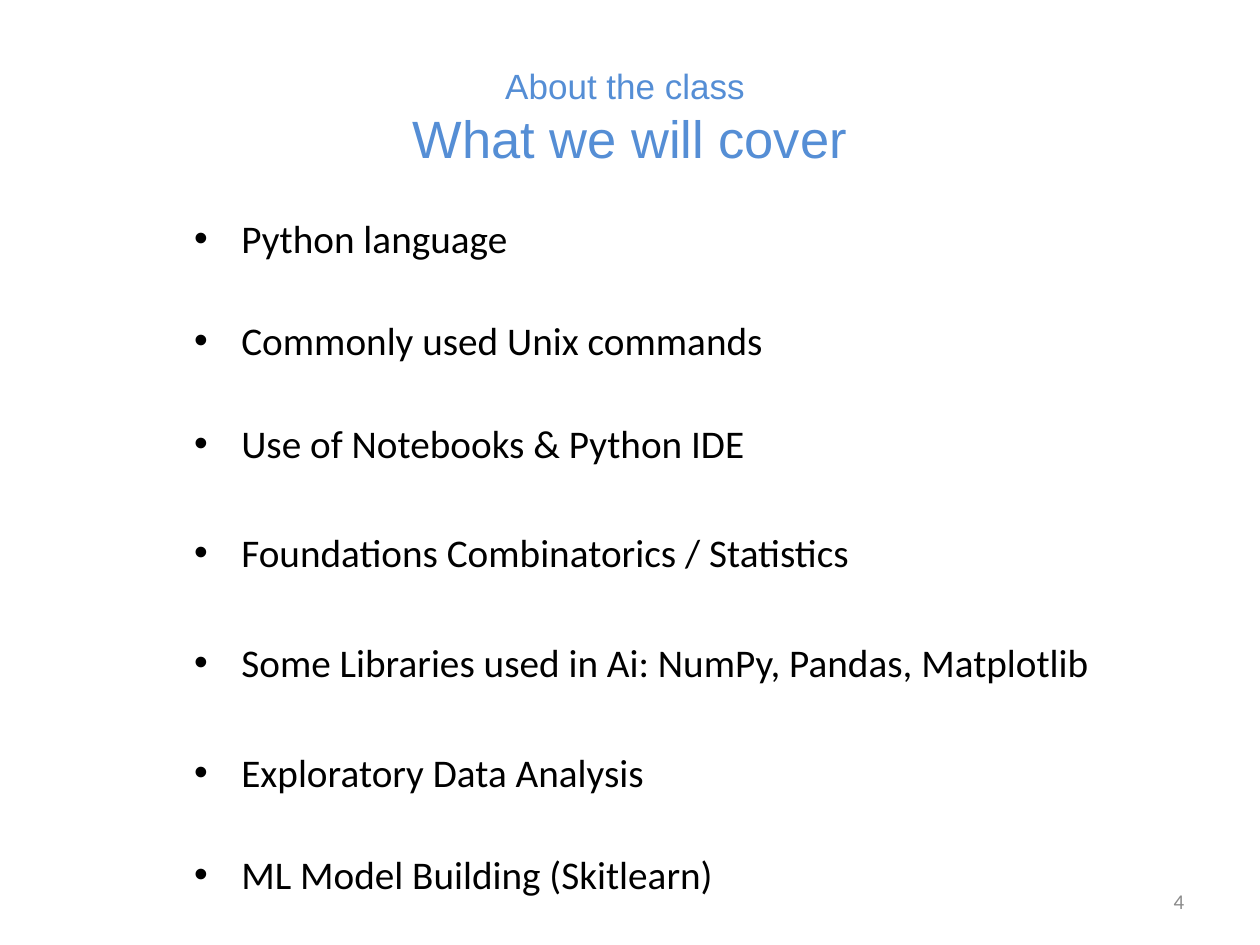
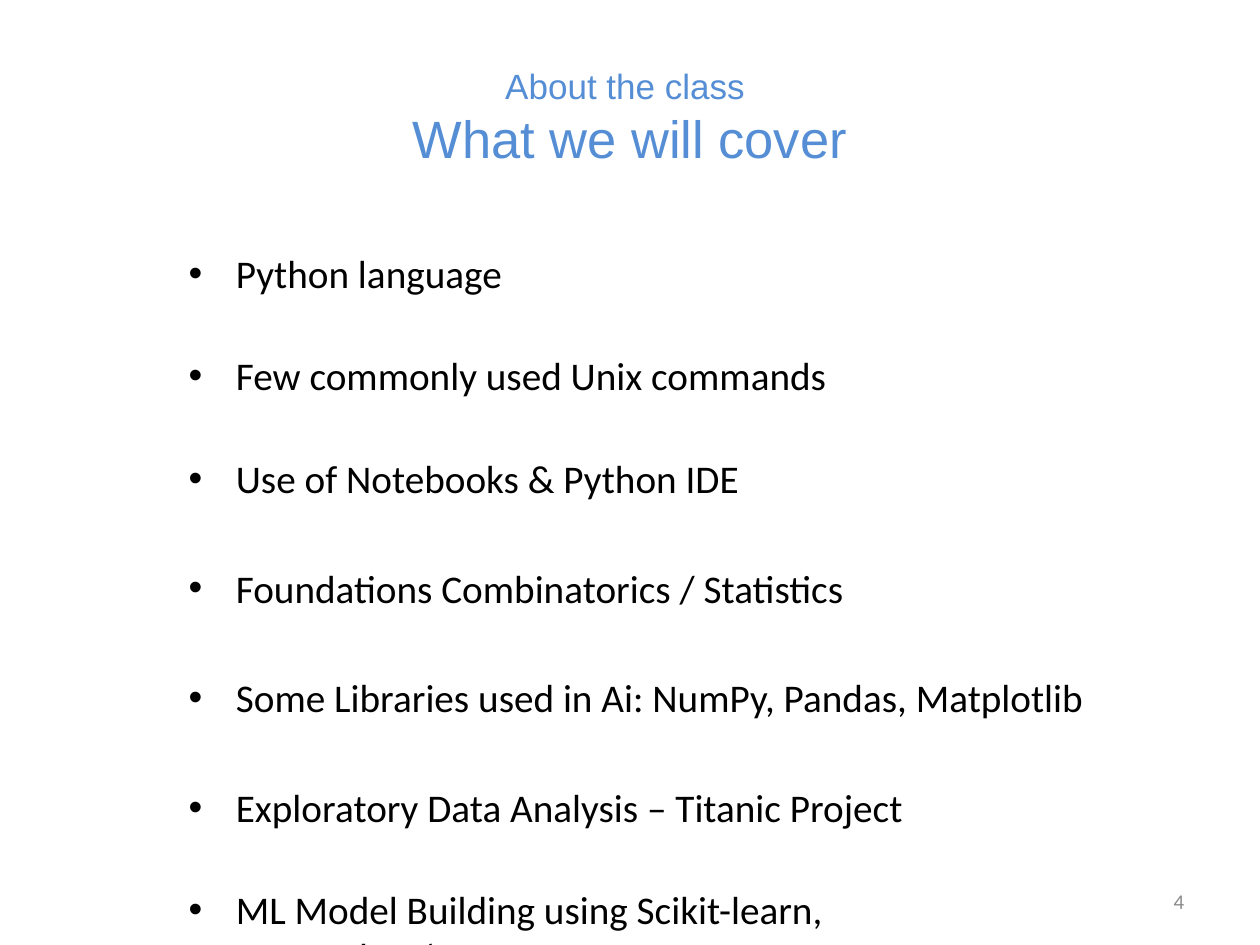
Before and after one commit to marilsoncampos/ucsc_ai_ml_py, a slide deck: slide 4 of slides/01_intro.pptx. Drawn at 1260x945 pixels with LibreOffice and Linux fonts; fonts in the diff are those of the drawing. Boxes give left, top, right and bottom in pixels: in the first picture for what was removed or moved away, otherwise in the second. Text is boxed around its words. In the diff, an @@ line names an element or a change of style, - is before the commit and + after.

```diff
--- a/slides/01_intro.pptx
+++ b/slides/01_intro.pptx
@@ text "Python language": place and size @@
-text "Python language" at <box>241,225,1088,896</box>
+text "Python language" at <box>236,260,1083,931</box>
@@ text at <box>236,362,826,397</box>: text changed @@
-• Commonly used Unix commands
+• Few commonly used Unix commands
@@ text at <box>236,794,902,931</box>: text changed @@
-• Exploratory Data Analysis
-• ML Model Building (Skitlearn)
+• Exploratory Data Analysis – Titanic Project
+• ML Model Building using Scikit-learn, TensorFlow/Keras.
```
Also in this commit, not shown: 7 other slides changed, 12 other files.
